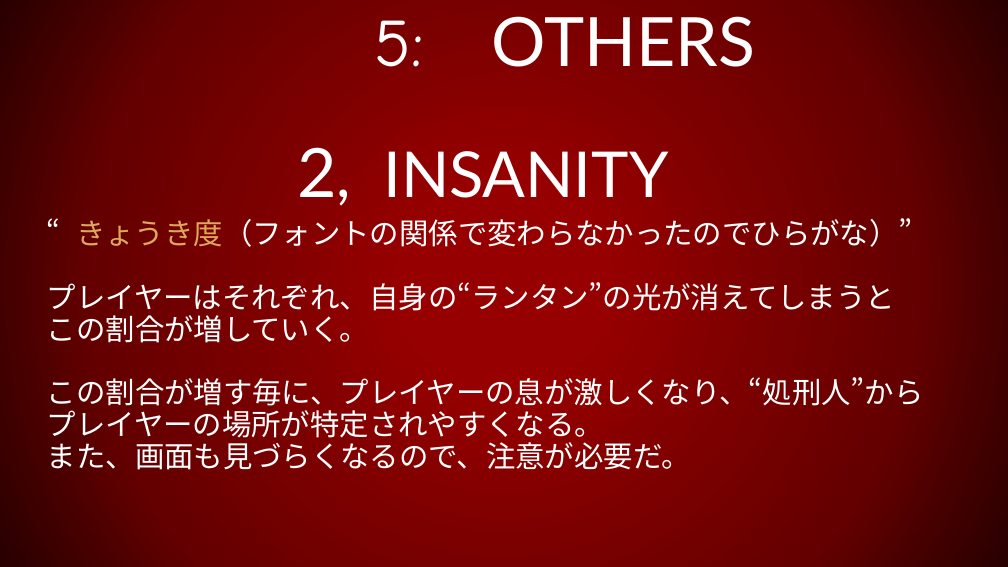
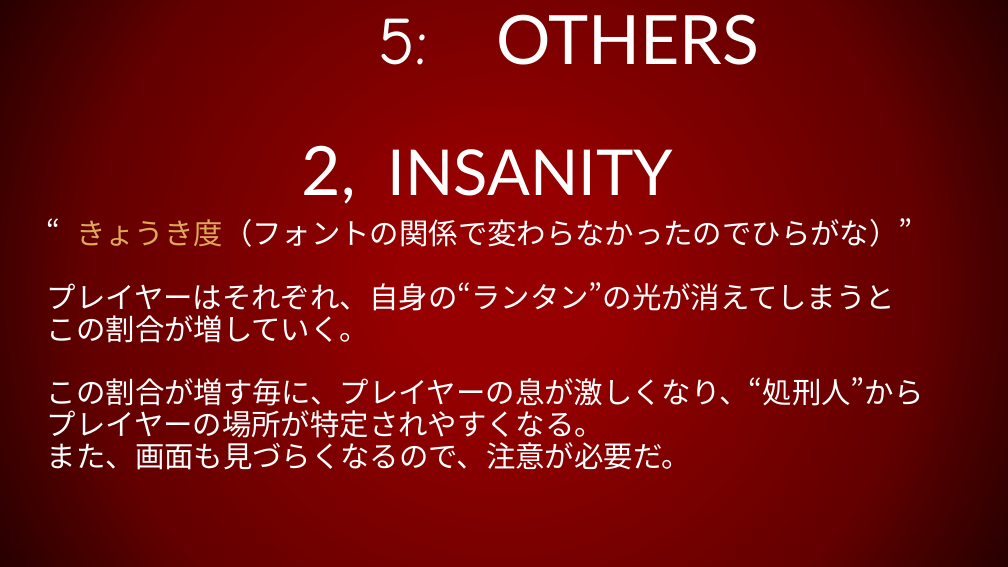
Before and after one commit to 1816025/UE4-Project, a slide deck: slide 14 of TEAM2020.pptx. Drawn at 1008x567 pixels with LibreOffice and Linux fonts; fonts in the diff are those of the drawing. Boxes give left, top, right and bottom in pixels: in the first picture for what was removed or moved away, otherwise in the second. Text is boxed around its words. In the diff, an @@ line names an element or a change of style, - is before the commit and + after.

```diff
--- a/TEAM2020.pptx
+++ b/TEAM2020.pptx
@@ title "5: OTHERS 2, INSANITY": place and size @@
-title "5: OTHERS 2, INSANITY" at [297,16,755,198]
+title "5: OTHERS 2, INSANITY" at [302,14,759,196]
```
Also in this commit, not shown: 6 other slides changed, 3 other files.
